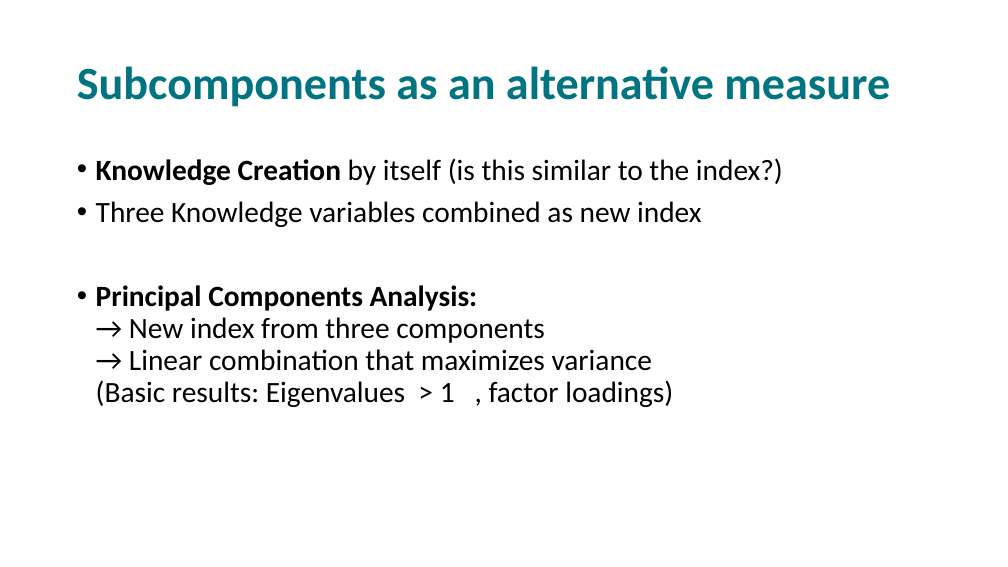
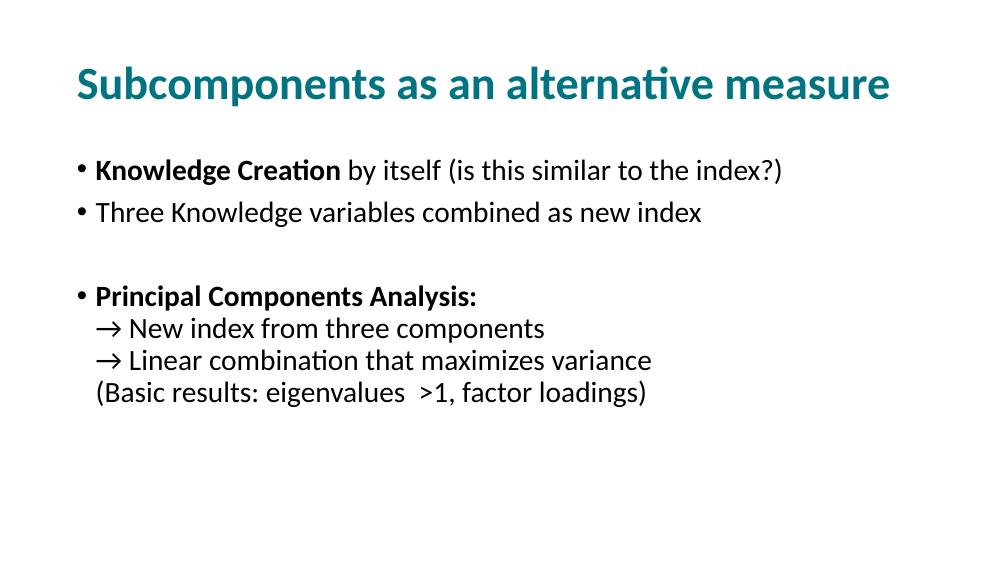
Before and after one commit to hegerty/Collaborations, a slide deck: slide 7 of WERI_Presentation_2025_Hegerty.pptx. Drawn at 1008x567 pixels with LibreOffice and Linux fonts; fonts in the diff are those of the drawing. Boxes give left, top, right and bottom in pixels: in the first picture for what was removed or moved away, otherwise in the second. Text is boxed around its words. In the diff, an @@ line names an element or a change of style, - is before the commit and + after.

```diff
--- a/WERI_Presentation_2025_Hegerty.pptx
+++ b/WERI_Presentation_2025_Hegerty.pptx
@@ text at <box>96,285,652,407</box>: text changed @@
-• Principal Components Analysis:
-  → New index from three components
-  → Linear combination that maximizes variance
-  (Basic results: Eigenvalues > 1 , factor loadings)
+• Principal Components Analysis:
+  → New index from three components
+  → Linear combination that maximizes variance
+  (Basic results: eigenvalues >1, factor loadings)
```
Also in this commit, not shown: 17 other slides changed, 2 slides added, 2 slides removed.
